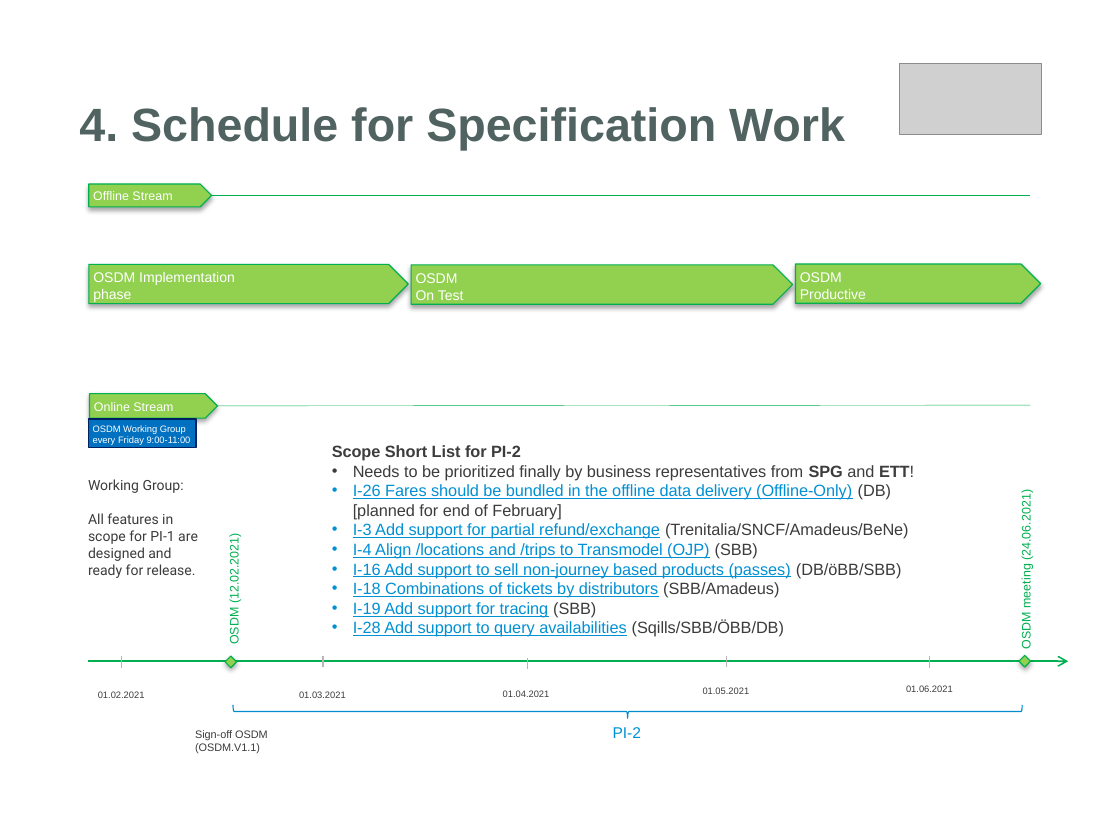
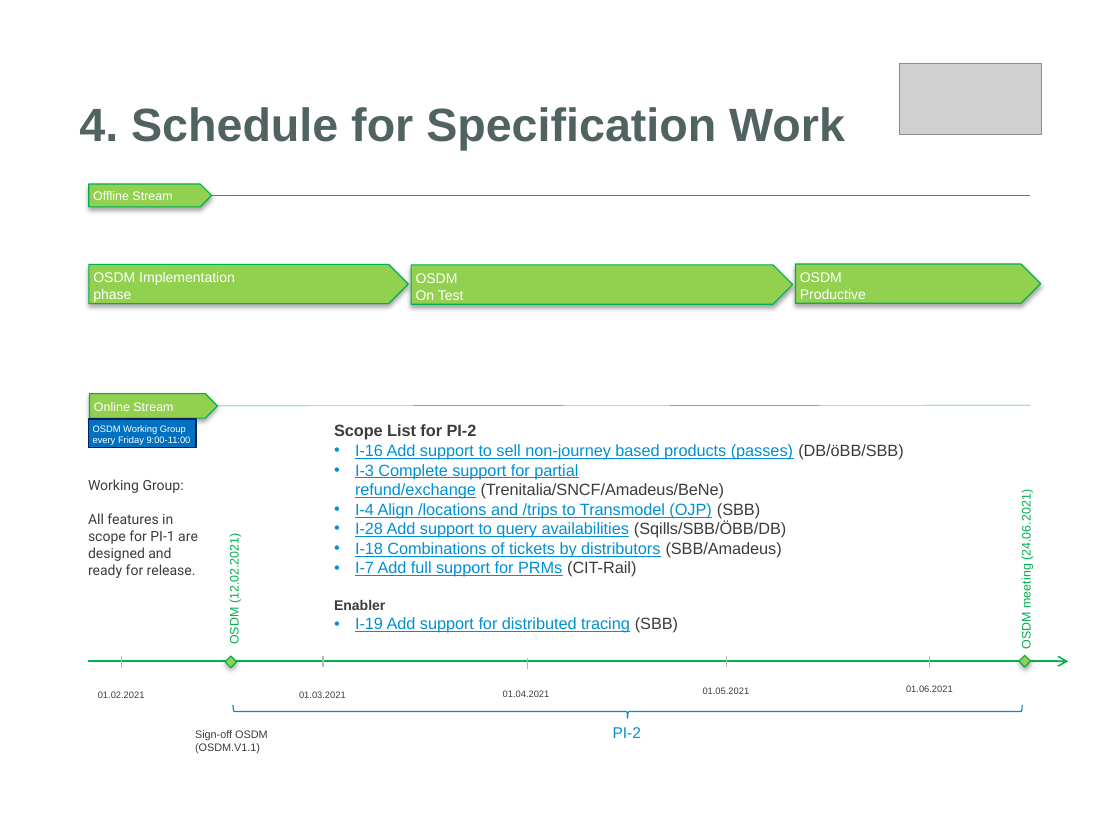
Before and after one commit to UnionInternationalCheminsdeFer/OSDM, a slide deck: slide 15 of specification/v1.2.0-rc/OSDM-an-introduction-v1.2.0.pptx. Drawn at 1120x840 pixels with LibreOffice and Linux fonts; fonts in the diff are those of the drawing; grey boxes stand for pictures; background and template pictures are left out. Boxes give left, top, right and bottom in pixels: in the first picture for what was removed or moved away, otherwise in the second. Text is boxed around its words. In the diff, an @@ line names an element or a change of style, - is before the commit and + after.

```diff
--- a/specification/v1.2.0-rc/OSDM-an-introduction-v1.2.0.pptx
+++ b/specification/v1.2.0-rc/OSDM-an-introduction-v1.2.0.pptx
@@ text "Scope List for PI-2": place and size @@
-text "Scope List for PI-2" at <box>332,445,914,637</box>
+text "Scope List for PI-2" at <box>334,424,903,577</box>
@@ text at <box>334,424,903,499</box>: text changed; text colour #3C3C3C to #0090D4 @@
-Scope Short List for PI-2
-• Needs to be prioritized finally by business representatives from SPG and ETT!
-• I-26 Fares should be bundled in the offline data delivery (Offline-Only) (DB) [planned for end of February]
-• I-3 Add support for partial refund/exchange (Trenitalia/SNCF/Amadeus/BeNe)
+Scope List for PI-2
+• I-16 Add support to sell non-journey based products (passes) (DB/öBB/SBB)
+• I-3 Complete support for partial refund/exchange (Trenitalia/SNCF/Amadeus/BeNe)
@@ text at <box>355,521,786,538</box>: text changed @@
-• I-16 Add support to sell non-journey based products (passes) (DB/öBB/SBB)
+• I-28 Add support to query availabilities (Sqills/SBB/ÖBB/DB)
@@ text at <box>355,561,636,577</box>: text changed @@
-• I-19 Add support for tracing (SBB)
-• I-28 Add support to query availabilities (Sqills/SBB/ÖBB/DB)
+• I-7 Add full support for PRMs (CIT-Rail)
+Enabler
+• I-19 Add support for distributed tracing (SBB)
```
Also in this commit, not shown: 1 other slide changed, 2 other files.
